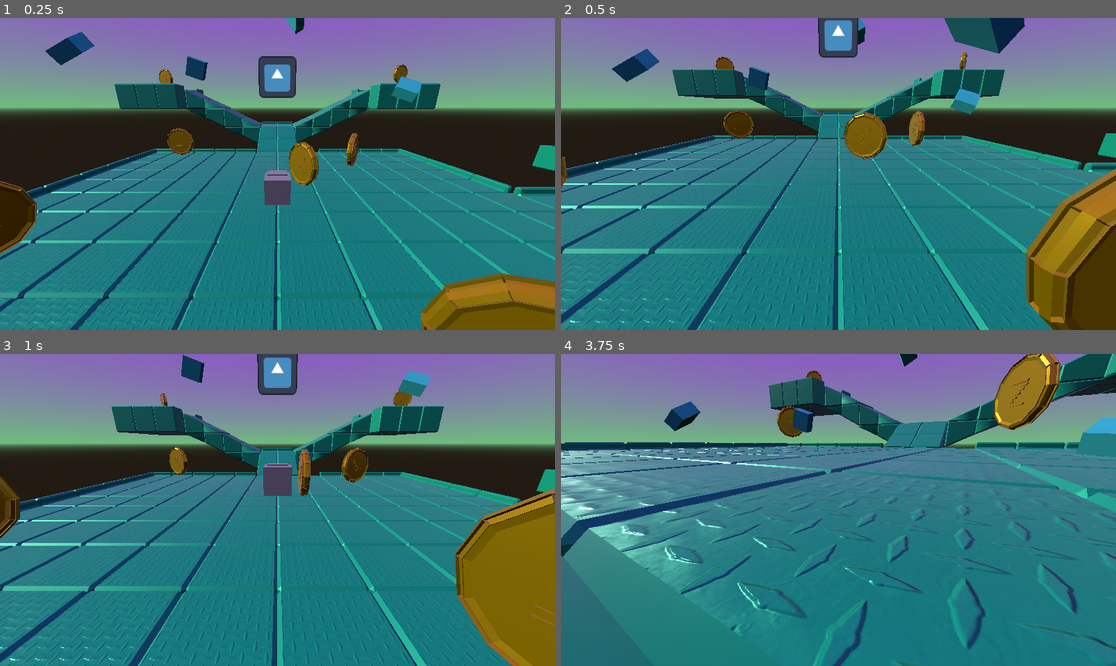
Above: before the commit, frames 1-4 (two rows, left to right).
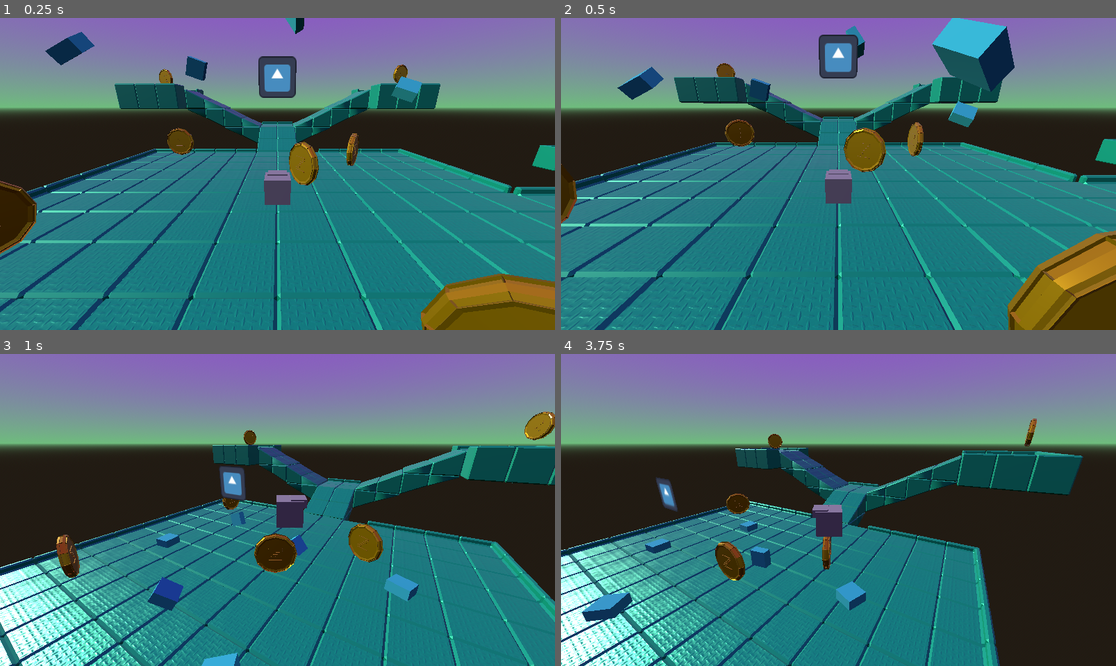
Above: after the commit, the same moments.

Repository: IsaiahMurray/3D-Platformer-Tutorial
Game: Godot game, scene res://scenes/level_1.tscn
Two runs of this game, one before a commit and one after it. Both use one fixed random seed, a clock stepped at 60 frames per second and the inputs below. The engine's default icon, where the game draws it, is replaced by a stand-in: a white triangle on a blue panel in a dark square.
Inputs:
- Up to frame 1 (0.25 s): no input
- Up to frame 2 (0.5 s): no input
- Up to frame 3 (1 s): tap Enter (ui_accept) at 0.5, 0.77 s; hold Right (ui_right) from 0.53 s (still down); tap A (camera_left) at 0.6 s
- Up to frame 4 (3.75 s): release Right (ui_right) at 1.28 s; hold Down (ui_down) 1.28-2.03 s; tap D (camera_right) at 1.35, 2.85 s; tap Enter (ui_accept) at 1.52, 3.02 s; hold Right (ui_right) 2.03-2.78 s; tap A (camera_left) at 2.1, 3.6 s; hold Up (ui_up) 2.78-3.53 s; hold Left (ui_left) from 3.53 s (still down)

Frame 1 is identical in both runs. In frame 2, 28% of the frame differs, in the area x 0-100%, y 0-100%; in frame 3, 46%; in frame 4, 59%.

Commit message:
Finishing layers

Diff:
--- a/3d-platformer-tutorial/coin.tscn
+++ b/3d-platformer-tutorial/coin.tscn
@@ -7,6 +7,7 @@
 size = Vector3(2, 0.3, 2)
 
 [node name="Coin" type="Area3D"]
+collision_layer = 4
 script = ExtResource("1_71m4f")
 
 [node name="CollisionShape3D" type="CollisionShape3D" parent="."]
--- a/3d-platformer-tutorial/player.tscn
+++ b/3d-platformer-tutorial/player.tscn
@@ -29,3 +29,4 @@
 current = true
 
 [node name="RayCast3D" type="RayCast3D" parent="."]
+collision_mask = 2
--- a/3d-platformer-tutorial/scenes/block.tscn
+++ b/3d-platformer-tutorial/scenes/block.tscn
@@ -11,6 +11,8 @@
 size = Vector3(1, 0.5, 1)
 
 [node name="Block" type="RigidBody3D"]
+collision_layer = 4
+collision_mask = 14
 
 [node name="MeshInstance3D" type="MeshInstance3D" parent="."]
 mesh = SubResource("BoxMesh_u1y57")
--- a/3d-platformer-tutorial/scenes/level_1.tscn
+++ b/3d-platformer-tutorial/scenes/level_1.tscn
@@ -105,6 +105,8 @@
 
 [node name="GridMap" type="GridMap" parent="."]
 mesh_library = ExtResource("8_m1osi")
+collision_layer = 2
+collision_mask = 13
 data = {
 "cells": PackedInt32Array(-5, 65532, 0, -5, 65533, 0, -5, 65534, 0, -5, 65535, 0, -5, 0, 0, -5, 1, 0, -5, 2, 0, -5, 3,  …(4663 unchanged characters)…
 }
@@ -112,6 +114,7 @@
 
 [node name="FallZone" type="Area3D" parent="."]
 transform = Transform3D(1, 0, 0, 0, 1, 0, 0, 0, 1, 0, -8.38215, 0)
+collision_layer = 16
 
 [node name="CollisionShape3D" type="CollisionShape3D" parent="FallZone"]
 shape = SubResource("BoxShape3D_s1b7q")
